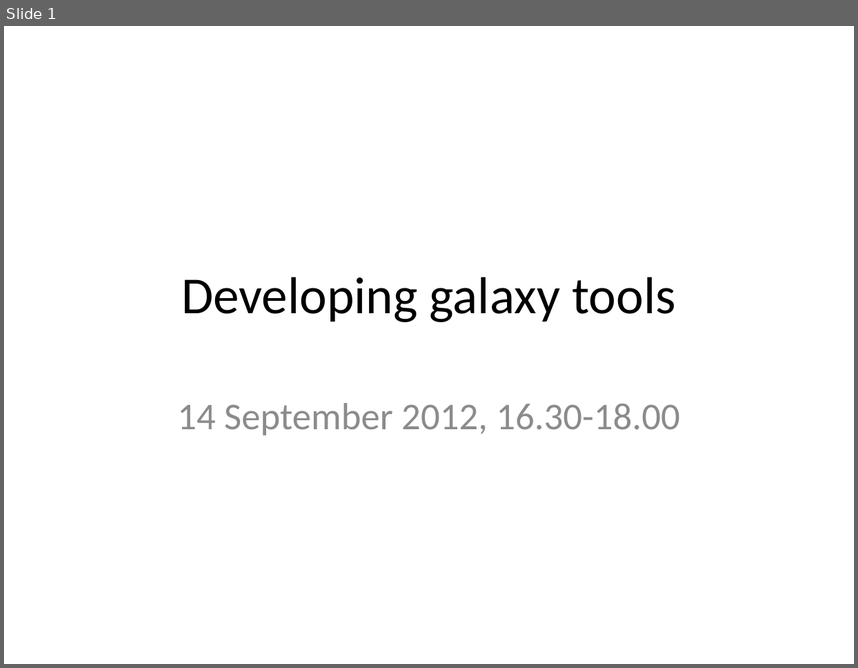
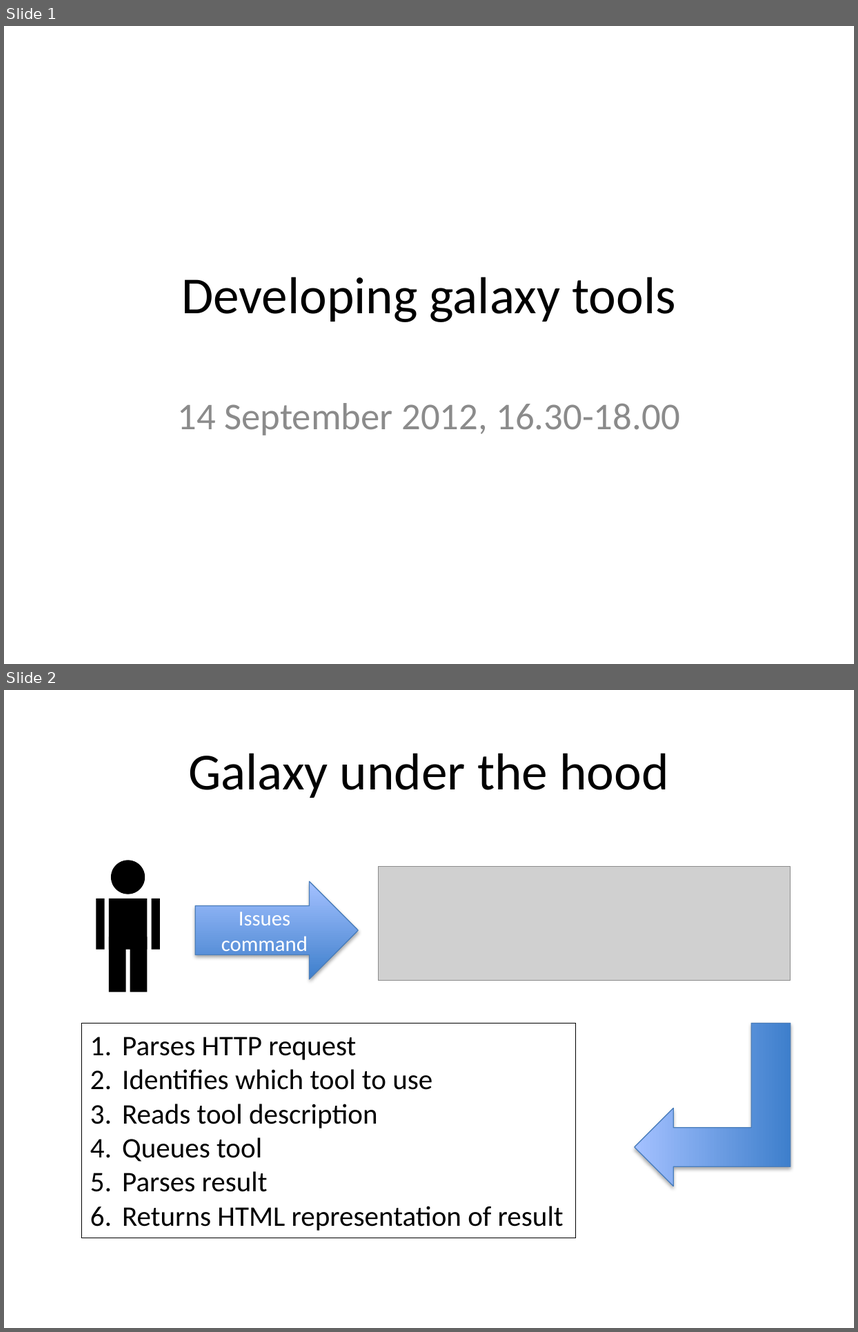
Before and after one commit to rvosa/ngs-workflows, a slide deck: doc/slides/day4/session4/DevelopingGalaxy.pptx. Shown one above the other, each under a label of ours: slide 1 before the commit, slides 1 and 2 after it. The pictures are 858x668 and 858x1332 pixels, drawn with LibreOffice and Linux fonts; fonts in the diff are those of the drawing; grey boxes stand for pictures. Boxes give left, top, right and bottom in pixels: in the first picture for what was removed or moved away, otherwise in the second. Text is boxed around its words. In the diff, an @@ line names an element or a change of style, - is before the commit and + after.

```diff
--- a/doc/slides/day4/session4/DevelopingGalaxy.pptx
+++ b/doc/slides/day4/session4/DevelopingGalaxy.pptx
@@ slide 2 added at [4,690,854,1328], background #FFFFFF @@
@@ title added at [188,753,668,798], 44 pt, text #000000 @@
+Galaxy under the hood
@@ picture added at [378,866,791,980] @@
@@ right arrow added at [195,881,359,979], fill gradient #3F80CE to #A4C4FF, outline #4B7EBC 0.75 pt, 18 pt, text #FFFFFF @@
+Issues command
@@ group added at [96,860,159,992]: 5 rectangles, 1 ellipse @@
@@ rectangle added at [82,1023,576,1237], outline #000000 0.75 pt, 24 pt, text #000000 @@
+1. Parses HTTP request
+2. Identifies which tool to use
+3. Reads tool description
+4. Queues tool
+5. Parses result
+6. Returns HTML representation of result
@@ bent up arrow added at [635,1023,791,1186], fill gradient #3F80CE to #A4C4FF, outline #4B7EBC 0.75 pt @@
```
Also in this commit, not shown: 1 slide changed, 10 other slides added, 4 slides removed.
